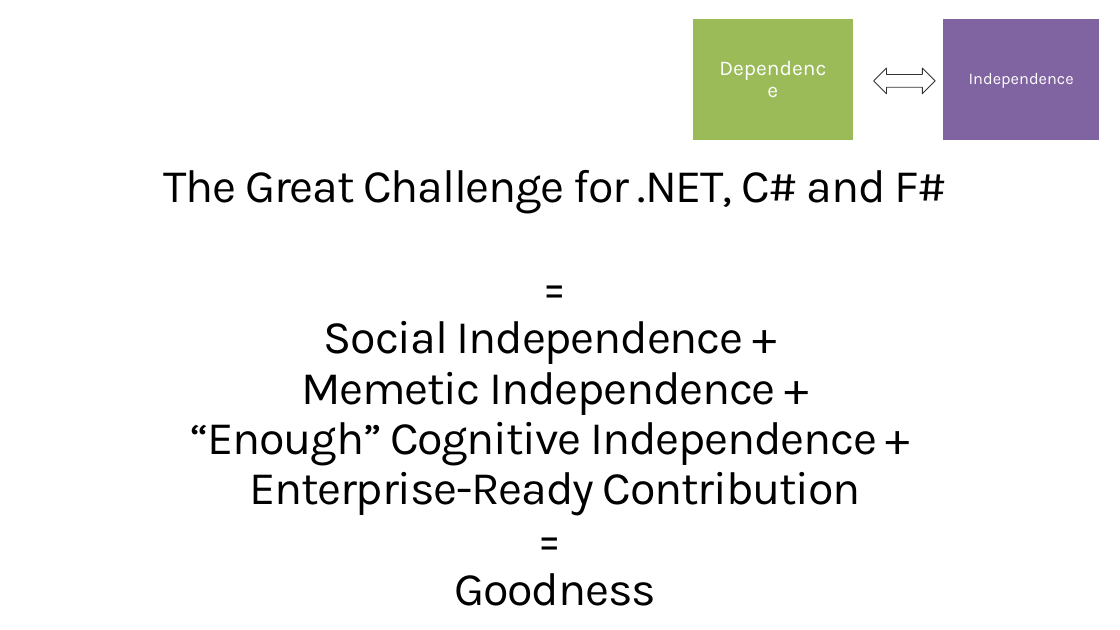
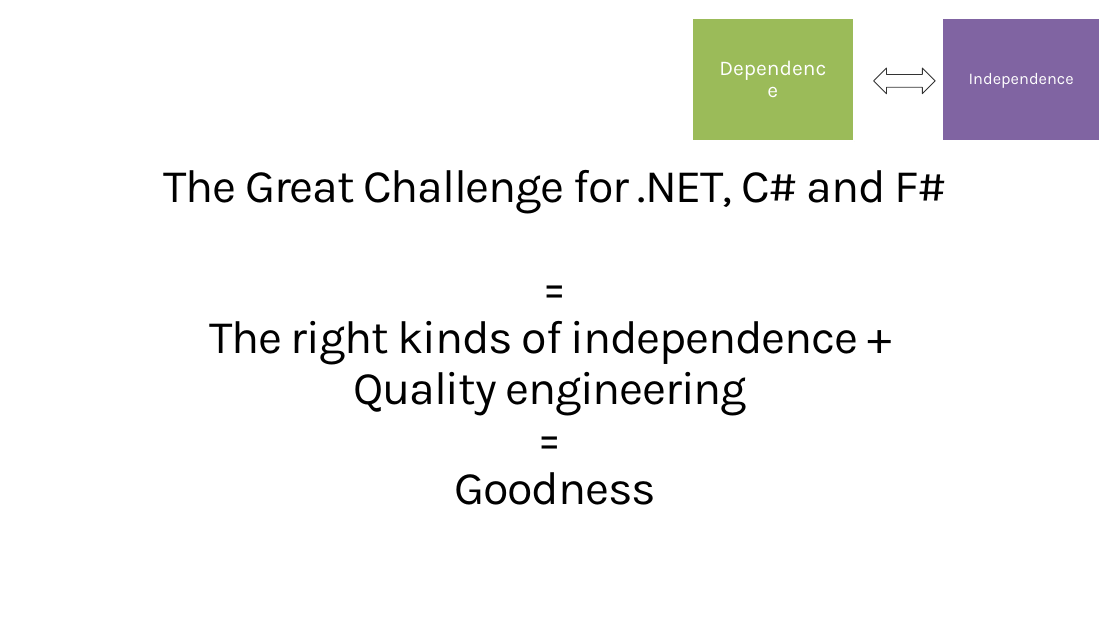
Before and after one commit to dsyme/dsyme-presentations, a slide deck: slide 37 of 2020-06-04-fsharpconf/on-independence.pptx (slide 36 before the commit). Drawn at 1120x630 pixels with LibreOffice and Linux fonts; fonts in the diff are those of the drawing. Boxes give left, top, right and bottom in pixels: in the first picture for what was removed or moved away, otherwise in the second. Text is boxed around its words. In the diff, an @@ line names an element or a change of style, - is before the commit and + after.

```diff
--- a/2020-06-04-fsharpconf/on-independence.pptx
+++ b/2020-06-04-fsharpconf/on-independence.pptx
@@ title at [164,170,946,505]: text changed @@
-The Great Challenge for .NET, C# and F#
-=
-Social Independence +
-Memetic Independence +
-“Enough” Cognitive Independence +
-Enterprise-Ready Contribution
-=
-Goodness
+The Great Challenge for .NET, C# and F#
+=
+The right kinds of independence +
+Quality engineering
+=
+Goodness
```
Also in this commit, not shown: 12 other slides changed, 4 slides added, 3 slides removed, 2 other files.
